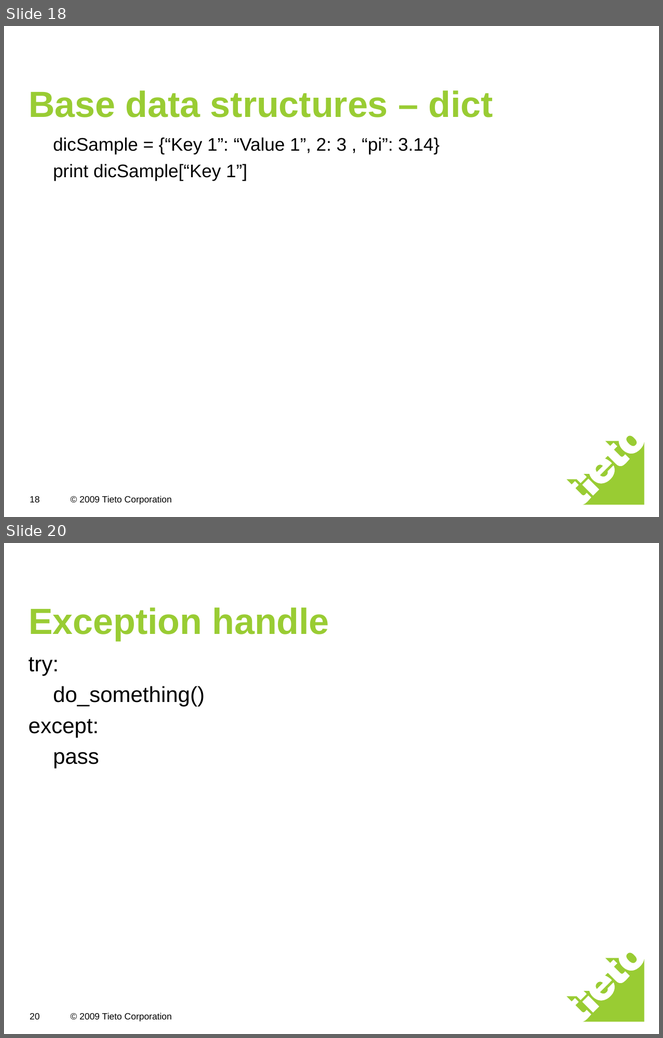
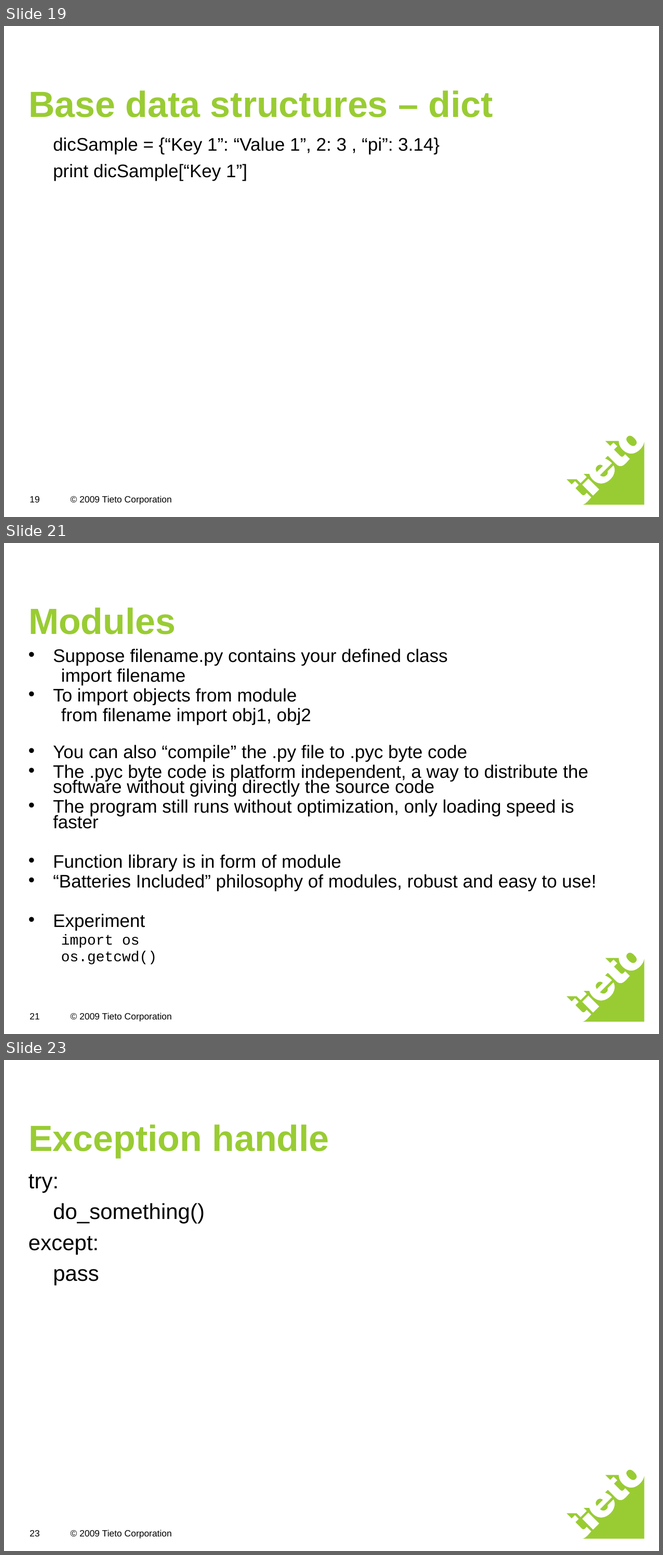
Before and after one commit to freebendy/python, a slide deck: python introduction.ppt. Shown one above the other, each under a label of ours: slides 18 and 20 before the commit, slides 19, 21 and 23 after it; the slides between them are not shown. The pictures are 663x1038 and 663x1555 pixels, drawn with LibreOffice and Linux fonts; fonts in the diff are those of the drawing. Boxes give left, top, right and bottom in pixels: in the first picture for what was removed or moved away, otherwise in the second. Text is boxed around its words. In the diff, an @@ line names an element or a change of style, - is before the commit and + after.

```diff
--- a/python introduction.ppt
+++ b/python introduction.ppt
@@ slide 21 added at [4,543,659,1034], background #FFFFFF; not listed: 2 template elements that a slide beside it also shows @@
@@ title added at [28,607,176,635], 40 pt, text #99CC33, bold @@
+Modules
@@ text added at [53,649,596,965], 20 pt, text #000000 @@
+• Suppose filename.py contains your defined class
+  import filename
+• To import objects from module
+  from filename import obj1, obj2
+• You can also “compile” the .py file to .pyc byte code
+• The .pyc byte code is platform independent, a way to distribute the software without giving directly the source code
+• The program still runs without optimization, only loading speed is faster
+• Function library is in form of module
+• “Batteries Included” philosophy of modules, robust and easy to use!
+• Experiment
+  import os
+  os.getcwd()
@@ page number added at [29,1013,39,1020], 10 pt, text #000000 @@
+21
@@ what was slide 18 is now slide 19 @@
@@ page number at [29,496,39,503]: text changed @@
-18
+19
@@ what was slide 20 is now slide 23 @@
@@ page number at [29,1530,39,1537]: text changed @@
-20
+23
```
Also in this commit, not shown: 1 slide changed, 4 other slides added, 1 slide removed, 10 other files.
